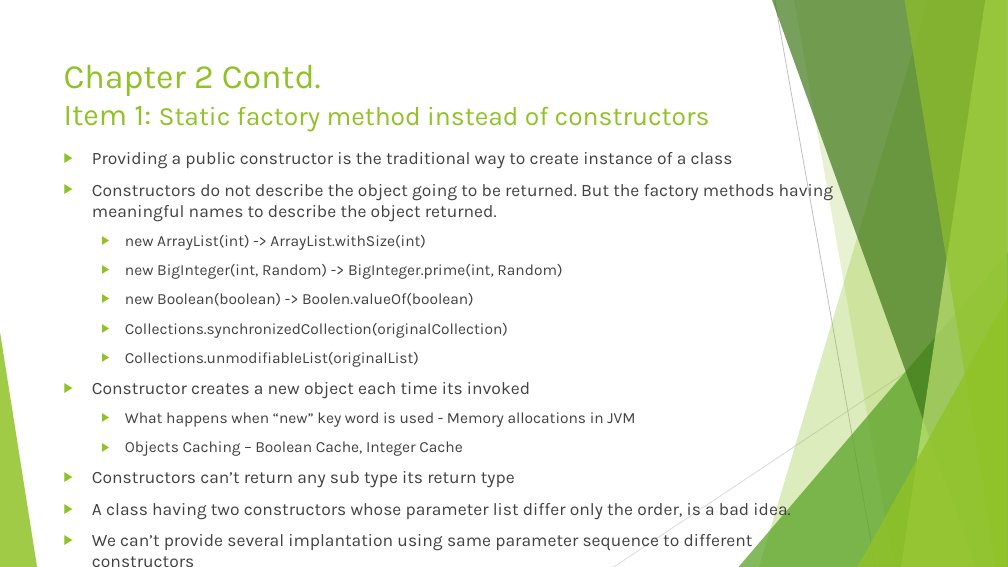
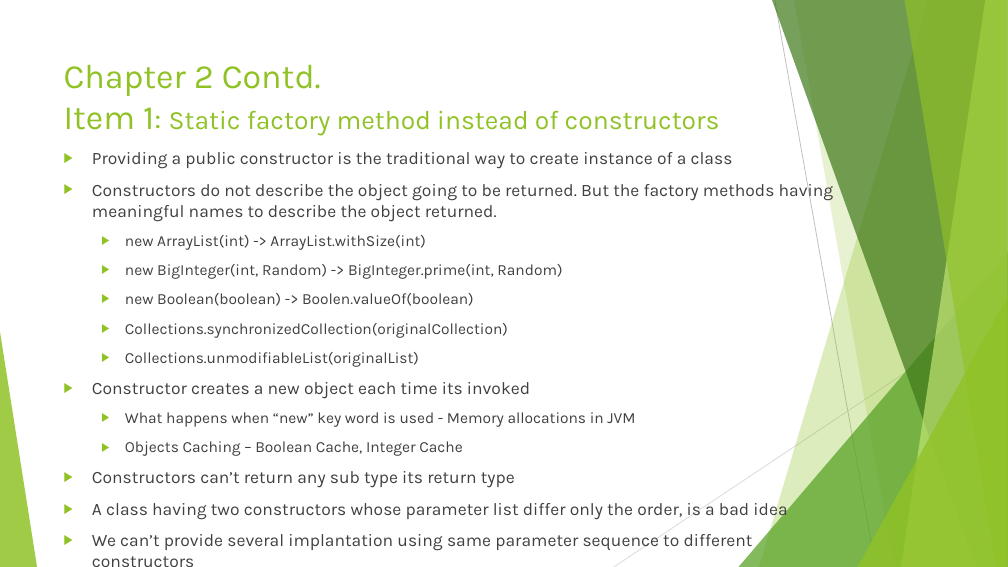
Before and after one commit to chinthanabt/EffectiveJava, a slide deck: slide 4 of EffectiveJava.pptx. Drawn at 1008x567 pixels with LibreOffice and Linux fonts; fonts in the diff are those of the drawing. Boxes give left, top, right and bottom in pixels: in the first picture for what was removed or moved away, otherwise in the second. Text is boxed around its words. In the diff, an @@ line names an element or a change of style, - is before the commit and + after.

```diff
--- a/EffectiveJava.pptx
+++ b/EffectiveJava.pptx
@@ title "Chapter 2 Contd. Item 1: ..." at (64, 64, 720, 135): size 28.8 to 32.4 pt in "Item 1:" @@
@@ text at (92, 499, 787, 520): text changed @@
-▶ A class having two constructors whose parameter list differ only the order, is a bad idea.
+▶ A class having two constructors whose parameter list differ only the order, is a bad idea
```
Also in this commit, not shown: 2 other slides changed, 3 slides added, 2 slides removed, 8 other files.
